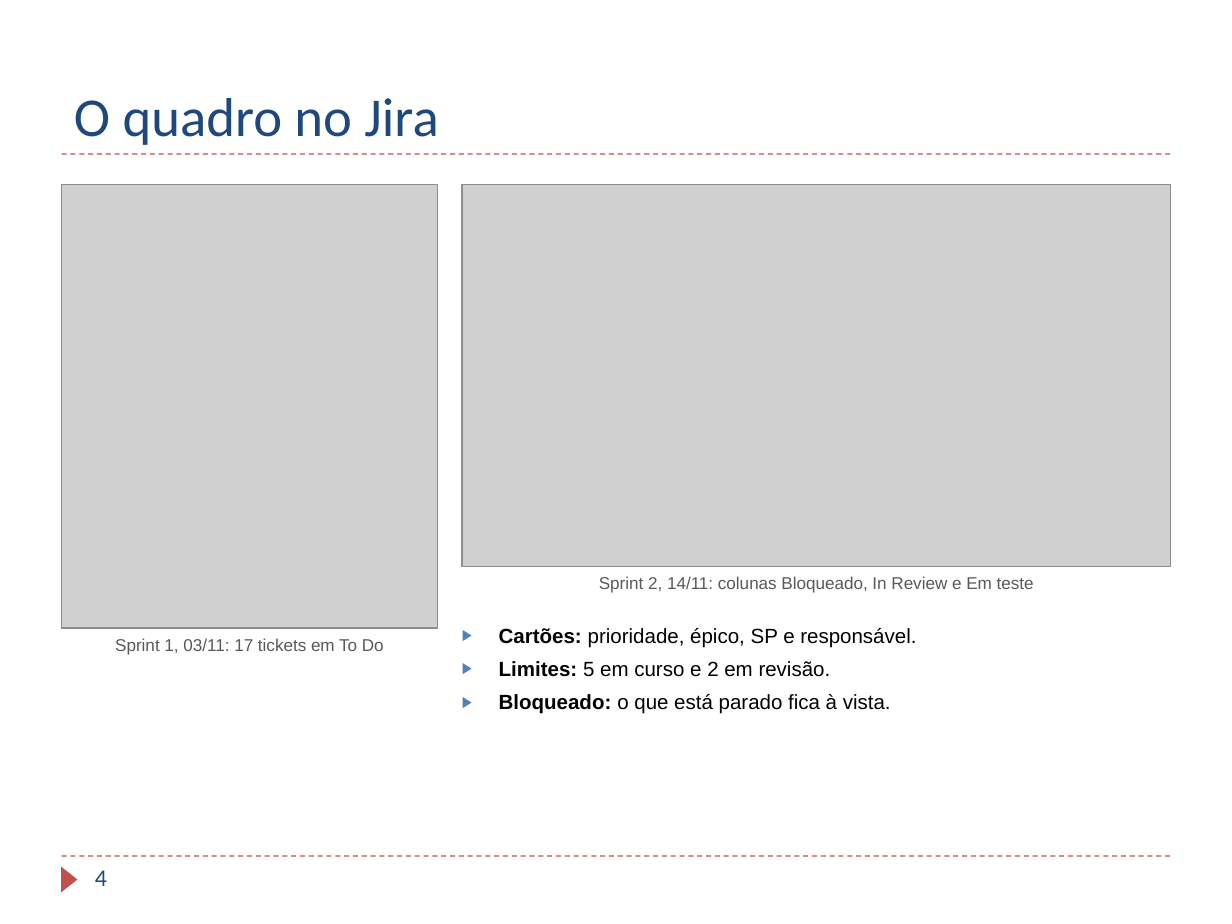
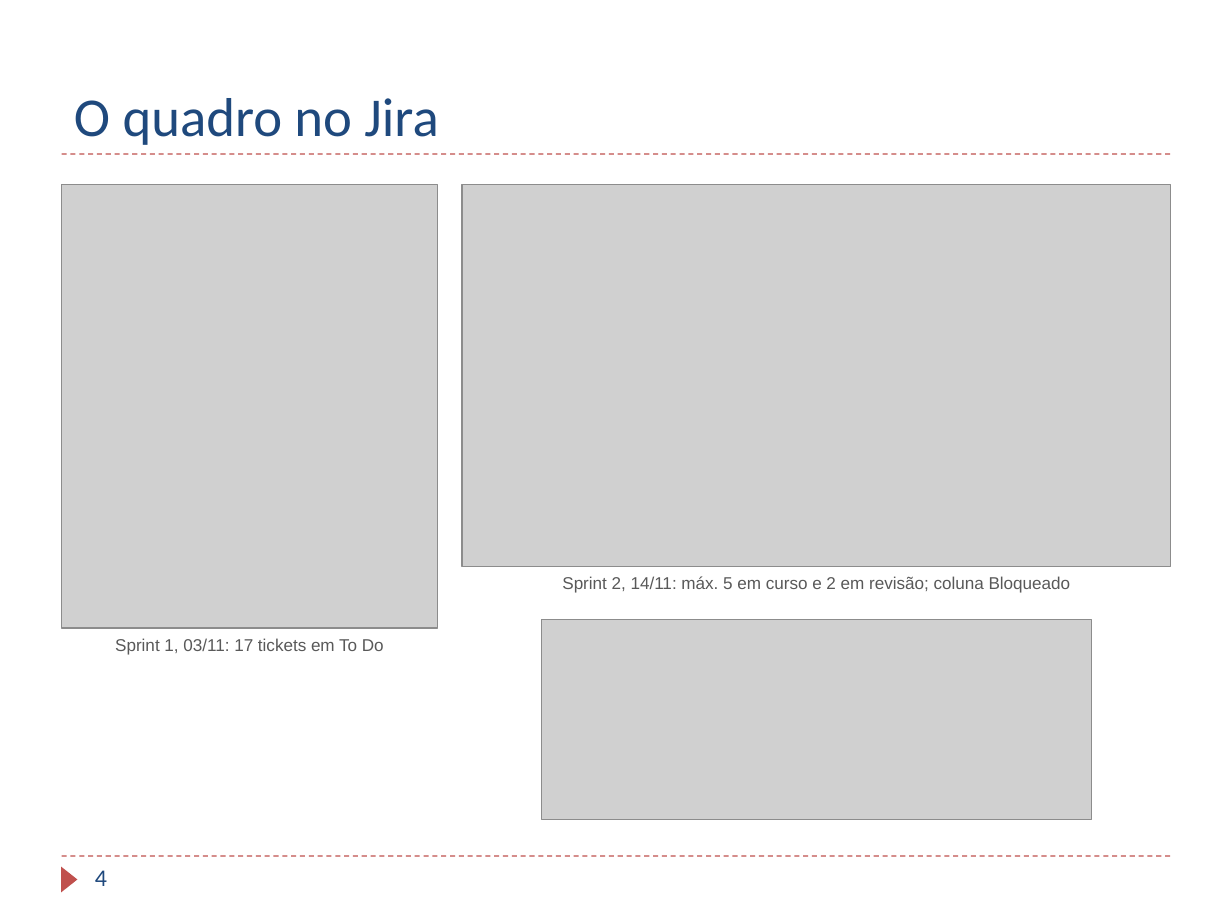
Before and after one commit to TaniaBmGuedes/MDS-TP4, a slide deck: slide 4 of entrega/07_Apresentacao_Final.pptx. Drawn at 1232x924 pixels with LibreOffice and Linux fonts; fonts in the diff are those of the drawing; grey boxes stand for pictures; background and template pictures are left out. Boxes give left, top, right and bottom in pixels: in the first picture for what was removed or moved away, otherwise in the second. Text is boxed around its words. In the diff, an @@ line names an element or a change of style, - is before the commit and + after.

Commit message:
Apresentação: processo em três fases e gráfico dos tickets bloqueados no slide do Jira

```diff
--- a/entrega/07_Apresentacao_Final.pptx
+++ b/entrega/07_Apresentacao_Final.pptx
@@ text at [562, 576, 1071, 593]: text changed @@
-Sprint 2, 14/11: colunas Bloqueado, In Review e Em teste
+Sprint 2, 14/11: máx. 5 em curso e 2 em revisão; coluna Bloqueado
@@ text removed at [499, 628, 916, 714] @@
-▶ Cartões: prioridade, épico, SP e responsável.
-▶ Limites: 5 em curso e 2 em revisão.
-▶ Bloqueado: o que está parado fica à vista.
@@ picture added at [541, 620, 1090, 819] @@
```
Also in this commit, not shown: 1 other slide changed.
